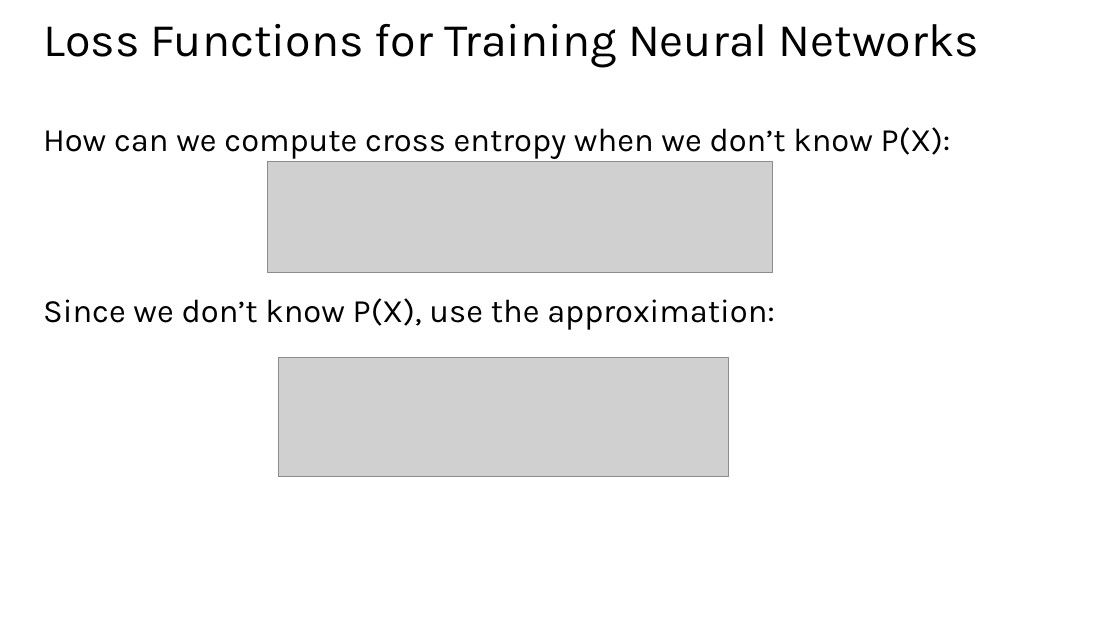
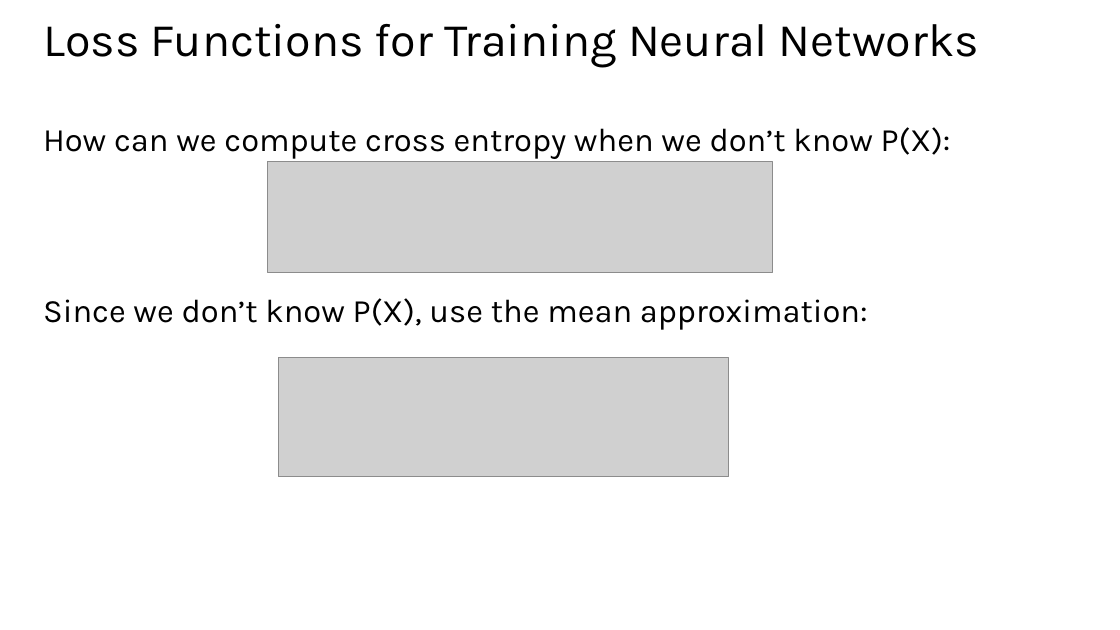
Before and after one commit to StephenElston/CSCI-E25, a slide deck: slide 14 of SuplementaryMaterial/IntroductionToEntropy.pptx. Drawn at 1120x630 pixels with LibreOffice and Linux fonts; fonts in the diff are those of the drawing; grey boxes stand for pictures. Boxes give left, top, right and bottom in pixels: in the first picture for what was removed or moved away, otherwise in the second. Text is boxed around its words. In the diff, an @@ line names an element or a change of style, - is before the commit and + after.

```diff
--- a/SuplementaryMaterial/IntroductionToEntropy.pptx
+++ b/SuplementaryMaterial/IntroductionToEntropy.pptx
@@ text at (43, 298, 868, 330): text changed @@
-Since we don’t know P(X), use the approximation:
+Since we don’t know P(X), use the mean approximation:
```
Also in this commit, not shown: 2 other slides changed.
